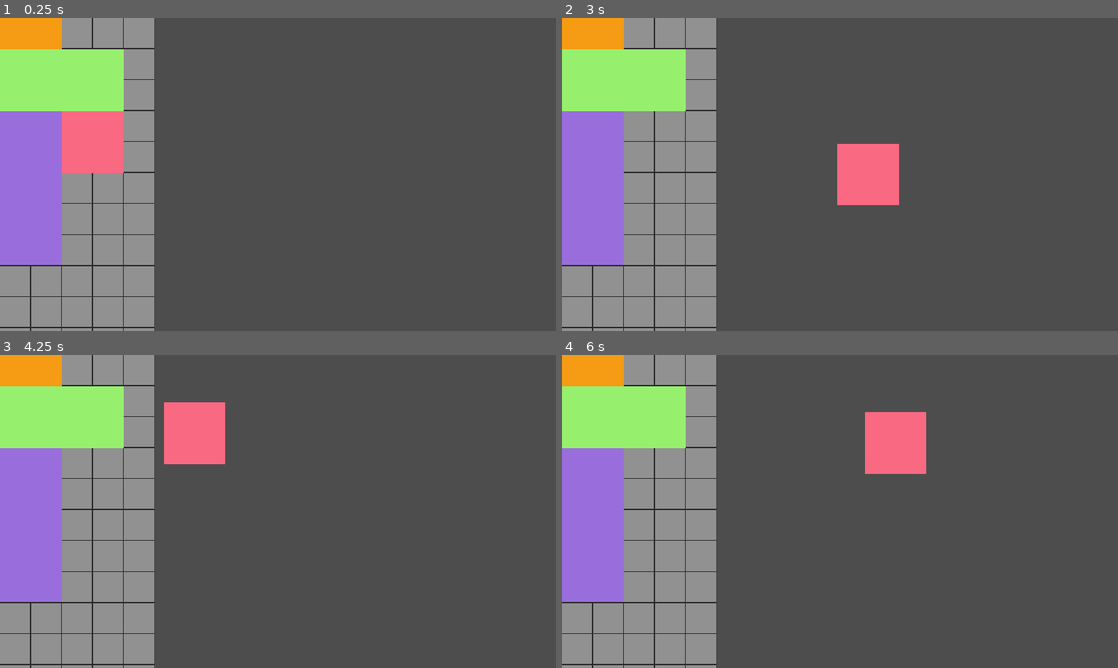
Above: before the commit, frames 1-4 (two rows, left to right).
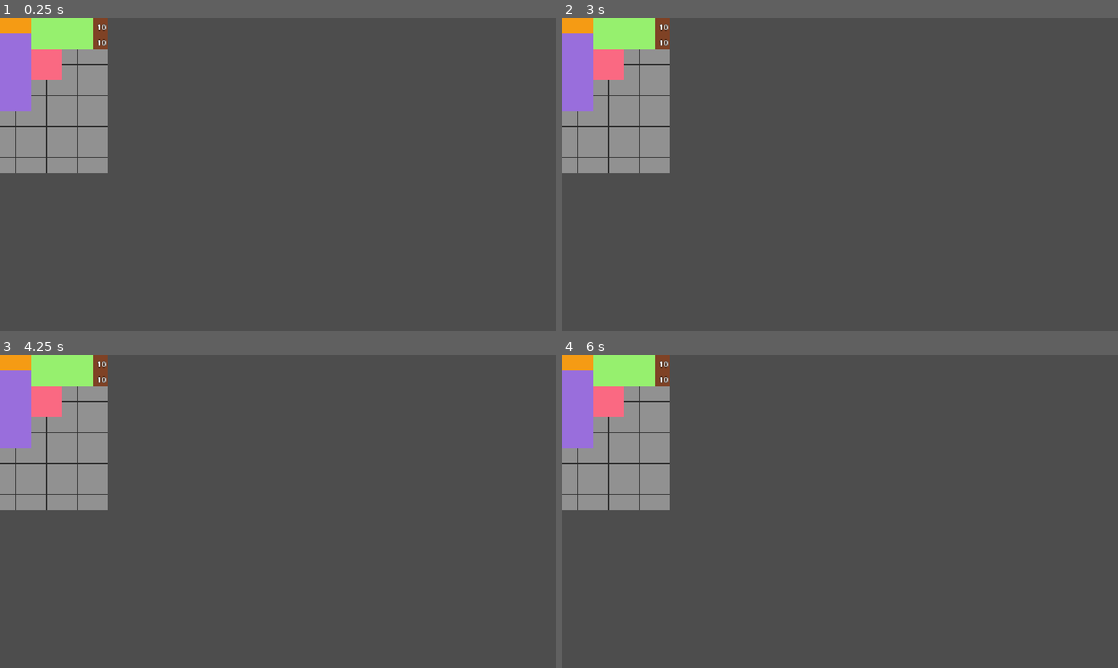
Above: after the commit, the same moments.

Repository: AleDec5/EISGrupo2Inventario
Game: Godot game, scene res://Grilla/Objetos/grilla.tscn
Two runs of this game, one before a commit and one after it. Both use one fixed random seed, a clock stepped at 60 frames per second and the inputs below.
Inputs (mouse positions are in pixels of both pictures, inside the frame that each line leads up to):
- Up to frame 1 (0.25 s): no input
- Up to frame 2 (3 s): tap Enter at 0.5, 2 s; move the mouse to (639, 249) at 0.52 s; tap R every 0.75 s from 0.6 to 2.85 s; click (639, 249) at 0.67 s; tap Space at 1.25, 2.75 s; move the mouse to (1006, 221) at 1.27 s; click (1006, 221) at 1.42 s; move the mouse to (673, 127) at 2.02 s; click (673, 127) at 2.17 s; move the mouse to (867, 174) at 2.77 s; click (867, 174) at 2.92 s
- Up to frame 3 (4.25 s): tap Enter at 3.5 s; move the mouse to (194, 433) at 3.52 s; tap R at 3.6 s; click (194, 433) at 3.67 s
- Up to frame 4 (6 s): tap Space at 4.25 s; move the mouse to (962, 495) at 4.27 s; tap R at 4.35, 5.1, 5.85 s; click (962, 495) at 4.42 s; move the mouse to (728, 527) at 5.02 s; click (728, 527) at 5.17 s; move the mouse to (895, 442) at 5.77 s; click (895, 442) at 5.92 s

The runs differ from the first frame. In frame 1, 27% of the frame differs, in the area x 0-28%, y 0-100%; in frame 2, 28%, in the area x 0-61%, y 0-100%; in frame 3, 28%; in frame 4, 28%.

Commit message:
Implementación de objetos stackeables

Diff:
--- a/Grilla/Objetos/casilla.tscn
+++ b/Grilla/Objetos/casilla.tscn
@@ -1,7 +1,7 @@
 [gd_scene format=3 uid="uid://c8y2ce3kqchib"]
 
 [node name="Casilla" type="Control" unique_id=1924251116]
-custom_minimum_size = Vector2(64, 64)
+custom_minimum_size = Vector2(32, 32)
 layout_mode = 3
 anchors_preset = 15
 anchor_right = 1.0
@@ -13,10 +13,10 @@
 mouse_filter = 2
 
 [node name="Fondo" type="ColorRect" parent="." unique_id=1663895680]
-custom_minimum_size = Vector2(64, 64)
+custom_minimum_size = Vector2(32, 32)
 layout_mode = 0
-offset_right = 64.0
-offset_bottom = 64.0
+offset_right = 32.0
+offset_bottom = 32.0
 mouse_filter = 2
 color = Color(0.16924527, 0.1692453, 0.16924527, 1)
 
@@ -24,7 +24,7 @@
 layout_mode = 0
 offset_left = 1.0
 offset_top = 1.0
-offset_right = 63.0
-offset_bottom = 63.0
+offset_right = 32.0
+offset_bottom = 32.0
 mouse_filter = 2
 color = Color(0.5689727, 0.56897277, 0.5689727, 1)
--- a/Grilla/Objetos/grilla.tscn
+++ b/Grilla/Objetos/grilla.tscn
@@ -9,33 +9,42 @@
 [ext_resource type="Texture2D" uid="uid://li0nllsmjtjq" path="res://Grilla/Assets/ItemGreen.png" id="4_s6ksn"]
 [ext_resource type="Texture2D" uid="uid://0sno1oi6ly57" path="res://Grilla/Assets/ItemPurple.png" id="5_8icrg"]
 [ext_resource type="Texture2D" uid="uid://cw5d8287sq6a8" path="res://Grilla/Assets/ItemPink.png" id="6_qxa1s"]
+[ext_resource type="Texture2D" uid="uid://b630hjarlfr7f" path="res://Grilla/Assets/ItemBrown.png" id="7_qxa1s"]
 
 [sub_resource type="Resource" id="Resource_rf6od"]
 script = ExtResource("2_rf6od")
 nombre = "OrangeItem"
+dimensiones = Vector2i(2, 1)
 texture = ExtResource("3_egqu4")
-dimensiones = Vector2i(2, 1)
 metadata/_custom_type_script = "uid://x0iaucbqh0di"
 
 [sub_resource type="Resource" id="Resource_egqu4"]
 script = ExtResource("2_rf6od")
 nombre = "GreenItem"
+dimensiones = Vector2i(4, 2)
 texture = ExtResource("4_s6ksn")
-dimensiones = Vector2i(4, 2)
 metadata/_custom_type_script = "uid://x0iaucbqh0di"
 
 [sub_resource type="Resource" id="Resource_auoqk"]
 script = ExtResource("2_rf6od")
 nombre = "PurpleItem"
+dimensiones = Vector2i(2, 5)
 texture = ExtResource("5_8icrg")
-dimensiones = Vector2i(2, 5)
 metadata/_custom_type_script = "uid://x0iaucbqh0di"
 
 [sub_resource type="Resource" id="Resource_s6ksn"]
 script = ExtResource("2_rf6od")
 nombre = "PinkItem"
+dimensiones = Vector2i(2, 2)
 texture = ExtResource("6_qxa1s")
-dimensiones = Vector2i(2, 2)
+metadata/_custom_type_script = "uid://x0iaucbqh0di"
+
+[sub_resource type="Resource" id="Resource_qxa1s"]
+script = ExtResource("2_rf6od")
+nombre = "BrownItem"
+texture = ExtResource("7_qxa1s")
+stackeable = true
+cantidad_inicial = 10
 metadata/_custom_type_script = "uid://x0iaucbqh0di"
 
 [node name="InventarioGrilla" type="Control" unique_id=639028448]
@@ -52,7 +61,7 @@
 offset_right = 40.0
 offset_bottom = 40.0
 script = ExtResource("1_efp76")
-items = Array[ExtResource("2_rf6od")]([SubResource("Resource_rf6od"), SubResource("Resource_egqu4"), SubResource("Resource_auoqk"), SubResource("Resource_s6ksn")])
+items = Array[ExtResource("2_rf6od")]([SubResource("Resource_rf6od"), SubResource("Resource_egqu4"), SubResource("Resource_auoqk"), SubResource("Resource_s6ksn"), SubResource("Resource_qxa1s"), SubResource("Resource_qxa1s")])
 item_scene = ExtResource("2_fq556")
 
 [node name="Grilla" type="GridContainer" parent="Inventario" unique_id=662261994]
@@ -62,4 +71,4 @@
 theme_override_constants/v_separation = 0
 script = ExtResource("1_fq7lf")
 casilla_scene = ExtResource("2_0a3j7")
-dimensiones = Vector2i(5, 15)
+dimensiones = Vector2i(7, 10)
--- a/Grilla/Objetos/item.tscn
+++ b/Grilla/Objetos/item.tscn
@@ -4,3 +4,9 @@
 
 [node name="Item" type="Sprite2D" unique_id=595347924]
 script = ExtResource("1_lft5x")
+
+[node name="Cantidad" type="Label" parent="." unique_id=1681405037]
+offset_right = 40.0
+offset_bottom = 23.0
+theme_override_colors/font_outline_color = Color(0, 0, 0, 1)
+theme_override_constants/outline_size = 4
--- a/Grilla/Scripts/Datos/item_data.gd
+++ b/Grilla/Scripts/Datos/item_data.gd
@@ -1,5 +1,13 @@
-class_name ItemData extends Resource
+class_name ItemData
+extends Resource
+
+const LIMITE_MAXIMO: int = 64
 
 @export var nombre: String
+@export var dimensiones: Vector2i = Vector2i(1, 1)
 @export var texture: Texture2D
-@export var dimensiones: Vector2i
+@export var stackeable: bool = false
+@export_enum("8:8", "16:16", "32:32", "64:64") var cantidad_maxima: int = 16:
+	set(valor):
+		cantidad_maxima = clampi(valor, 1, LIMITE_MAXIMO)
+@export var cantidad_inicial: int = 1
--- a/Grilla/Scripts/Visual/grilla.gd
+++ b/Grilla/Scripts/Visual/grilla.gd
@@ -1,6 +1,6 @@
 extends GridContainer
 
-const TAMAÑO_SLOT: int = 64
+const TAMAÑO_SLOT: int = 32
 
 @export var casilla_scene: PackedScene
 @export var dimensiones: Vector2i
@@ -25,31 +25,47 @@
 
 
 func _gui_input(event: InputEvent) -> void:
-	if not (event is InputEventMouseButton and event.button_index == MOUSE_BUTTON_LEFT and event.is_pressed()):
+	if not (event is InputEventMouseButton and event.is_pressed()):
 		return
 
 	var item_agarrado = get_tree().get_first_node_in_group("item_agarrado")
-	if item_agarrado == null:
-		_agarrar_item_bajo_el_mouse()
-	else:
-		_soltar_item(item_agarrado)
+	if item_agarrado != null:
+		if event.button_index == MOUSE_BUTTON_LEFT:
+			_soltar_item(item_agarrado)
+	elif event.button_index == MOUSE_BUTTON_LEFT:
+		_agarrar_item_bajo_el_mouse(false)
+	elif event.button_index == MOUSE_BUTTON_RIGHT:
+		_agarrar_item_bajo_el_mouse(true)
 
 
-func _agarrar_item_bajo_el_mouse() -> void:
+func _agarrar_item_bajo_el_mouse(solo_uno: bool) -> void:
 	var index = get_index_casilla_desde_coordenadas(Vector2i(get_global_mouse_position()))
 	if index == -1:
 		return
 	var item = data_casilla[index]
 	if item == null:
 		return
+
+	if solo_uno and item.cantidad > 1:
+		item.dividir_uno().agarrar()
+		return
+
+	sacar_item_de_data_casilla(item)
 	item.agarrar()
-	sacar_item_de_data_casilla(item)
 
 
 func _soltar_item(item_agarrado: Node) -> void:
 	var punto = Vector2i(item_agarrado.ancla) + Vector2i.ONE * (TAMAÑO_SLOT / 2)
 	var index = get_index_casilla_desde_coordenadas(punto)
-	if index == -1 or not item_entra(index, item_agarrado.dimensiones):
+	if index == -1:
+		return
+
+	var destino = data_casilla[index]
+	if destino != null and destino.puede_apilar(item_agarrado):
+		destino.apilar(item_agarrado)
+		return
+
+	if not item_entra(index, item_agarrado.dimensiones):
 		return
 	llenar_data_casilla(item_agarrado, index)
 	item_agarrado.colocar(get_coordenadas_desde_index_casilla(index))
--- a/Grilla/Scripts/Visual/inventario.gd
+++ b/Grilla/Scripts/Visual/inventario.gd
@@ -13,6 +13,7 @@
 func agregar_item(item_data: ItemData) -> void:
 	var nuevo_item = item_scene.instantiate()
 	nuevo_item.data = item_data
+	nuevo_item.cantidad = mini(item_data.cantidad_inicial, item_data.cantidad_maxima)
 	add_child(nuevo_item)
 	var exito = grilla_item.intentar_agregar_item_data(nuevo_item)
 	if not exito:
--- a/Grilla/Scripts/Visual/item.gd
+++ b/Grilla/Scripts/Visual/item.gd
@@ -1,14 +1,21 @@
 extends Sprite2D
 
-const TAMAÑO_SLOT: int = 64
+const TAMAÑO_SLOT: int = 32
 const DURACION_ROTACION: float = 0.1
 
 var data: ItemData = null
 var esta_agarrado: bool = false
 var pasos_rotacion: int = 0
 
+var cantidad: int = 1:
+	set(valor):
+		cantidad = valor
+		actualizar_etiqueta()
+
 var _grados_objetivo: float = 0.0
 var _tween: Tween
+
+@onready var etiqueta: Label = $Cantidad
 
 var dimensiones: Vector2i:
 	get():
@@ -26,14 +33,19 @@
 
 
 func _ready() -> void:
+	etiqueta.top_level = true
+	etiqueta.z_as_relative = false
+	etiqueta.z_index = 1
 	if data and data.texture:
 		texture = data.texture
 		scale = Vector2(data.dimensiones) * TAMAÑO_SLOT / texture.get_size()
+	actualizar_etiqueta()
 
 
 func _process(_delta: float) -> void:
 	if esta_agarrado:
 		global_position = get_global_mouse_position()
+		actualizar_etiqueta()
 
 
 func _unhandled_input(event: InputEvent) -> void:
@@ -48,20 +60,57 @@
 		_tween.kill()
 	_tween = create_tween()
 	_tween.tween_property(self, "rotation_degrees", _grados_objetivo, DURACION_ROTACION)
+	actualizar_etiqueta()
 
 
 func set_posicion_inicial(pos: Vector2) -> void:
 	global_position = pos + tamaño / 2
+	actualizar_etiqueta()
 
 
 func agarrar() -> void:
 	esta_agarrado = true
 	z_index = 10
+	etiqueta.z_index = 11
 	add_to_group("item_agarrado")
 
 
 func colocar(pos: Vector2i) -> void:
 	esta_agarrado = false
 	z_index = 0
+	etiqueta.z_index = 1
 	global_position = Vector2(pos) + tamaño / 2
 	remove_from_group("item_agarrado")
+	actualizar_etiqueta()
+
+
+func actualizar_etiqueta() -> void:
+	if not is_node_ready() or data == null:
+		return
+	etiqueta.visible = data.stackeable
+	etiqueta.text = str(cantidad)
+	etiqueta.global_position = ancla + tamaño - etiqueta.get_combined_minimum_size() - Vector2(4, 2)
+
+
+func puede_apilar(otro: Node) -> bool:
+	return otro != self and data.stackeable and otro.data == data and cantidad < data.cantidad_maxima
+
+
+func apilar(otro: Node) -> void:
+	var pasan = mini(data.cantidad_maxima - cantidad, otro.cantidad)
+	cantidad += pasan
+	otro.cantidad -= pasan
+	if otro.cantidad == 0:
+		otro.esta_agarrado = false
+		otro.remove_from_group("item_agarrado")
+		otro.queue_free()
+
+
+func dividir_uno() -> Node:
+	var nuevo = (load(scene_file_path) as PackedScene).instantiate()
+	nuevo.data = data
+	nuevo.cantidad = 1
+	nuevo.global_position = global_position
+	get_parent().add_child(nuevo)
+	cantidad -= 1
+	return nuevo
Binary file added: Grilla/Assets/ItemBrown.png
Not shown, added: Grilla/Assets/ItemBrown.png.import
